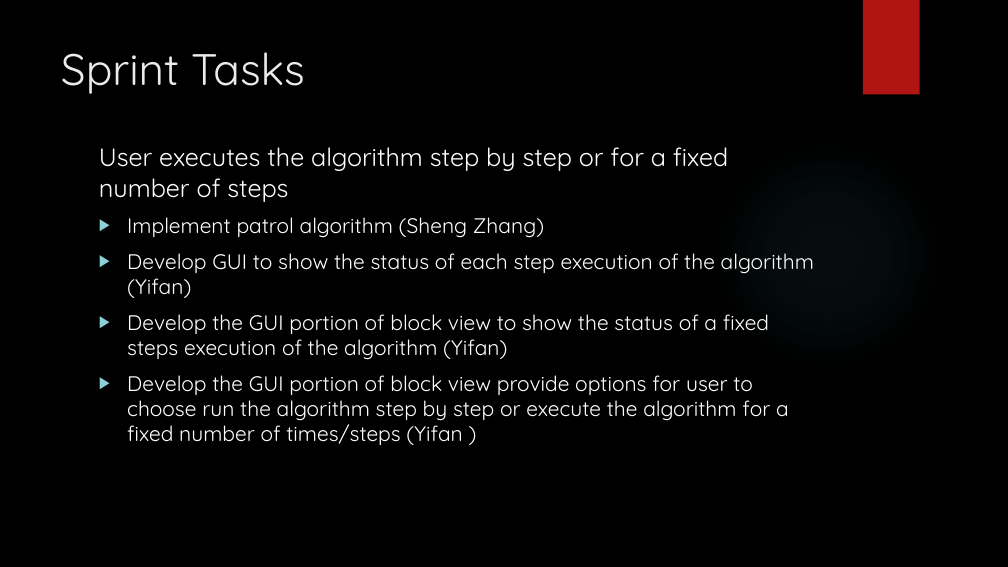
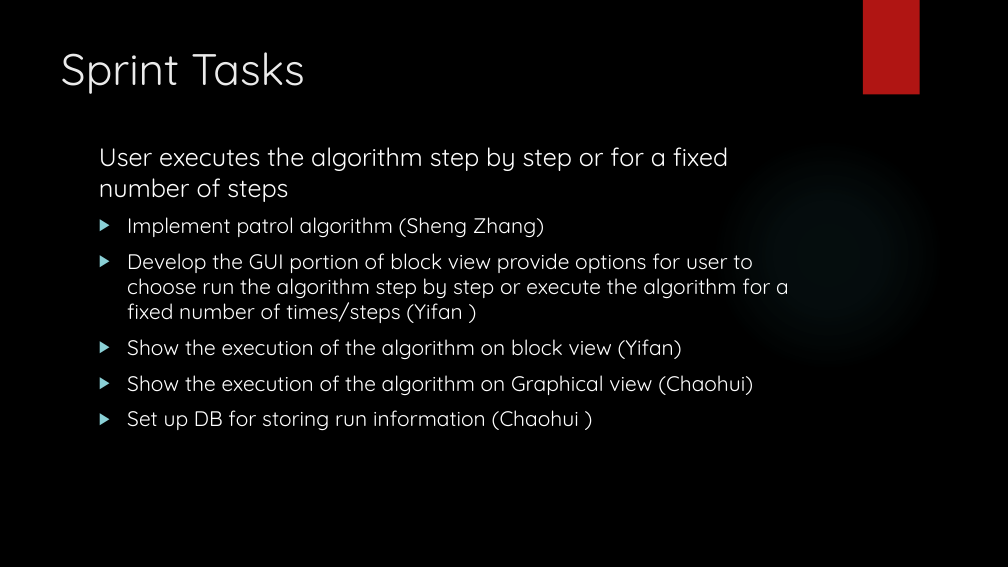
Before and after one commit to 2012215434/CS744, a slide deck: slide 7 of documents/second_presentation.pptx. Drawn at 1008x567 pixels with LibreOffice and Linux fonts; fonts in the diff are those of the drawing; background and template pictures are left out. Boxes give left, top, right and bottom in pixels: in the first picture for what was removed or moved away, otherwise in the second. Text is boxed around its words. In the diff, an @@ line names an element or a change of style, - is before the commit and + after.

Commit message:
update PPT

```diff
--- a/documents/second_presentation.pptx
+++ b/documents/second_presentation.pptx
@@ text at <box>127,253,814,360</box>: paragraphs removed @@
-▶ Develop GUI to show the status of each step execution of the algorithm (Yifan)
-▶ Develop the GUI portion of block view to show the status of a fixed steps execution of the algorithm (Yifan)
@@ text at <box>127,339,753,431</box>: paragraphs added @@
+▶ Show the execution of the algorithm on block view (Yifan)
+▶ Show the execution of the algorithm on Graphical view (Chaohui)
+▶ Set up DB for storing run information (Chaohui )
```
Also in this commit, not shown: 1 slide removed.
